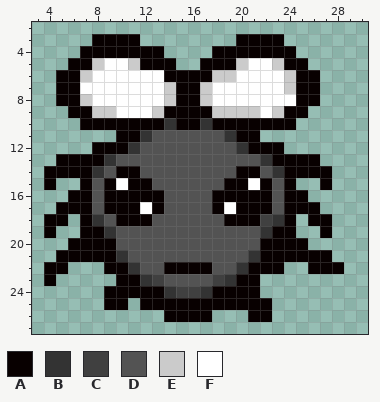
A pixel-art sprite gets an edit: resources/gfx/items/collectibles/collectibles_hivemod_death.png. Above is the file before it was changed.
The file is 32x32 pixels. Shown: x 3..30, y 2..27.
Palette (. is transparent): A #080000  B #333333  C #404040  D #535353  E #cbcbcb  F #ffffff
Pixels before, first column x 4:
 3 ....AAAA........AAAA.....
 4 ...AAAAAAA....AAAAAAA....
 5 ..AAEFFEAAA..AAAEFFEAA...
 6 .AAEFFFFFFAAAAEEFFFFEAA..
 7 .AAFFFFFFFEAAEFFFFFFEAA..
 8 .AAEFFFFFFEAAEFFFFFFFAA..
 9 ..AAEEFFFEAAAAEEEEFEAA...
10 ...AAAAAAABAABAAAAAAA....
11 ......AABDDDDDDBAA.......
12 ....AAABDDDDDDDDBAAA.....
13 .AAAABDDDDDDDDDDDDBAAAA..
14 AAAABDAADDDDDDDDAADBAAAA.
15 A..ADAFAADDDDDDAAFADA..A.
16 ..AADAAAAADDDDAAAAADAA...
17 .AAADAAAFADDDDAFAAADAAA..
18 AA.ABDAAADDDDDDAAACBA.AA.
19 A..AABDDDDDDDDDDDDBAA..A.
20 ..AAAADDDDDDDDDDDDAAAA...
21 .AAAAABDDDDDDDDDDBAAAAAA.
22 AA...AABDDAAAADDBAAA..AAA
23 A.....AABCDDDDCBAA.......
24 .....AAAAABCCBAAAA.......
25 .....AA.AAAAAAAAAAA......
26 ..........AAAA...AA......
New version:
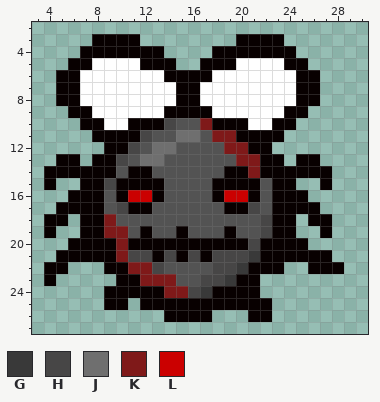
Colours new in this view: G #393939  H #474646  J #6f6f6f  K #7f1919  L #cb0000
Difference:
{"y":5,"x":8,"old":"E","new":"F"}
{"y":5,"x":11,"old":"E","new":"F"}
{"y":5,"x":20,"old":"E","new":"F"}
{"y":5,"x":23,"old":"E","new":"F"}
{"y":6,"x":7,"old":"E","new":"F"}
{"y":6,"x":18,"old":"EE","new":"FF"}
{"y":6,"x":24,"old":"E","new":"F"}
{"y":7,"x":14,"old":"E","new":"F"}
{"y":7,"x":17,"old":"E","new":"F"}
{"y":7,"x":24,"old":"E","new":"F"}
{"y":8,"x":7,"old":"E","new":"F"}
{"y":8,"x":14,"old":"E","new":"F"}
{"y":8,"x":17,"old":"E","new":"F"}
{"y":9,"x":8,"old":"EE","new":"FF"}
{"y":9,"x":13,"old":"E","new":"F"}
{"y":9,"x":18,"old":"EEEE","new":"FFFF"}
{"y":9,"x":23,"old":"E","new":"F"}
{"y":10,"x":9,"old":"AA","new":"FF"}
{"y":10,"x":14,"old":"BAAB","new":"HDDK"}
{"y":10,"x":21,"old":"AA","new":"FF"}
{"y":11,"x":8,"old":"..","new":"AA"}
{"y":11,"x":12,"old":"B","new":"H"}
{"y":11,"x":15,"old":"DD","new":"JJ"}
{"y":11,"x":18,"old":"DB","new":"KK"}
{"y":11,"x":22,"old":"..","new":"AA"}
{"y":12,"x":8,"old":"A","new":"."}
{"y":12,"x":11,"old":"B","new":"H"}
{"y":12,"x":13,"old":"DD","new":"JJ"}
{"y":12,"x":19,"old":"DB","new":"KK"}
{"y":12,"x":23,"old":"A","new":"."}
{"y":13,"x":7,"old":"A","new":"."}
{"y":13,"x":9,"old":"BD","new":"AH"}
{"y":13,"x":12,"old":"DD","new":"JJ"}
{"y":13,"x":20,"old":"DDB","new":"KKA"}
{"y":13,"x":24,"old":"A","new":"."}
{"y":14,"x":8,"old":"BDA","new":"AAD"}
{"y":14,"x":12,"old":"D","new":"A"}
{"y":14,"x":19,"old":"D","new":"A"}
{"y":14,"x":21,"old":"ADB","new":"KAA"}
{"y":15,"x":8,"old":"DAF","new":"AHA"}
{"y":15,"x":13,"old":"D","new":"A"}
{"y":15,"x":18,"old":"D","new":"A"}
{"y":15,"x":21,"old":"FAD","new":"ADA"}
{"y":16,"x":8,"old":"DA","new":"AD"}
{"y":16,"x":11,"old":"AA","new":"LL"}
{"y":16,"x":19,"old":"AA","new":"LL"}
{"y":16,"x":22,"old":"AD","new":"DA"}
{"y":17,"x":8,"old":"DAA","new":"ADH"}
{"y":17,"x":12,"old":"FA","new":"AD"}
{"y":17,"x":18,"old":"AF","new":"DA"}
{"y":17,"x":21,"old":"AAD","new":"HDA"}
{"y":18,"x":8,"old":"BDAAA","new":"AKDDD"}
{"y":18,"x":19,"old":"AAACB","new":"DDDHA"}
{"y":19,"x":9,"old":"BD","new":"KK"}
{"y":19,"x":12,"old":"D","new":"A"}
{"y":19,"x":15,"old":"D","new":"A"}
{"y":19,"x":19,"old":"D","new":"A"}
{"y":19,"x":22,"old":"B","new":"H"}
{"y":20,"x":10,"old":"DDDDDDDDDDDD","new":"KAAAAAAAAAAH"}
{"y":21,"x":10,"old":"BDDDDDDDDDDB","new":"KHHAHAHAHHHG"}
{"y":22,"x":11,"old":"BDDAAAADDB","new":"KKHDDDDHHG"}
{"y":23,"x":12,"old":"BCD","new":"KKK"}
{"y":23,"x":17,"old":"DCB","new":"HHG"}
{"y":24,"x":14,"old":"BCCB","new":"KKHG"}
